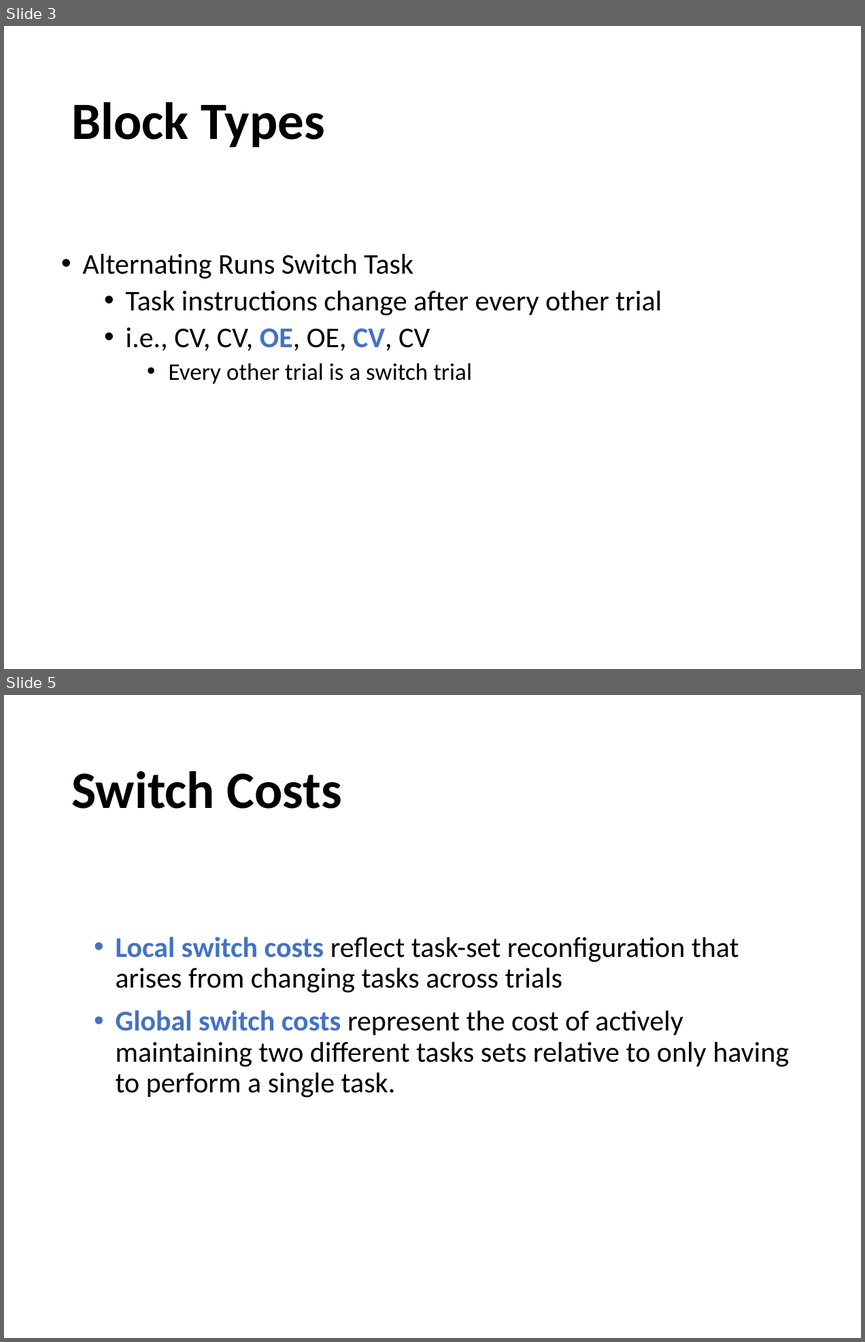
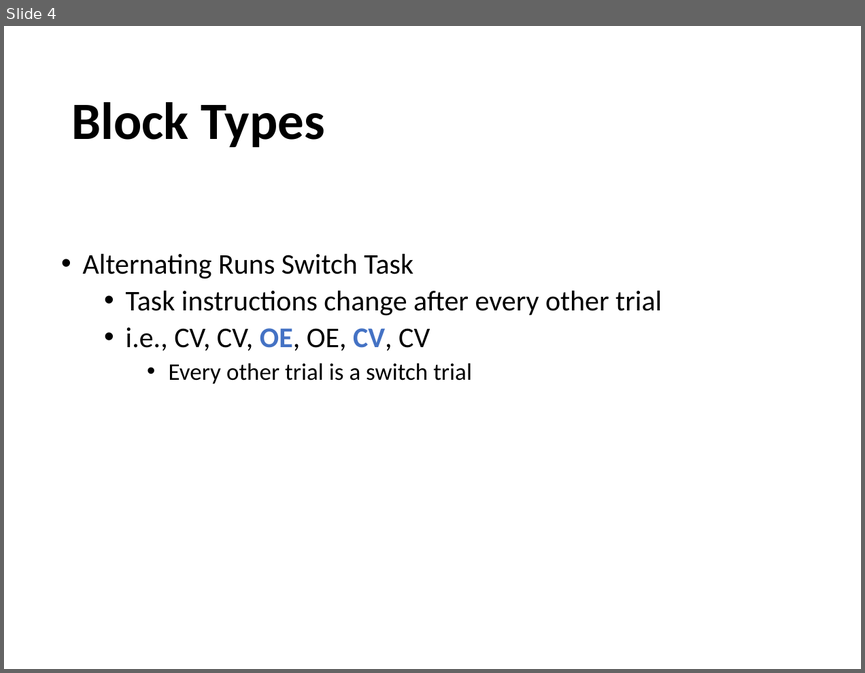
Before and after one commit to npm27/CVOE-2021, a slide deck: Lab Meeting 10_28_21.pptx. Shown one above the other, each under a label of ours: slides 3 and 5 before the commit, slide 4 after it; the slides between them are not shown. The pictures are 865x1342 and 865x673 pixels, drawn with LibreOffice and Linux fonts; fonts in the diff are those of the drawing. Boxes give left, top, right and bottom in pixels: in the first picture for what was removed or moved away, otherwise in the second. Text is boxed around its words. In the diff, an @@ line names an element or a change of style, - is before the commit and + after.

```diff
--- a/Lab Meeting 10_28_21.pptx
+++ b/Lab Meeting 10_28_21.pptx
@@ slide 5 removed at (4, 695, 861, 1338), background #FFFFFF @@
@@ title removed at (71, 771, 342, 809) @@
-Switch Costs
@@ text removed at (116, 936, 789, 1098) @@
-• Local switch costs reflect task-set reconfiguration that arises from changing tasks across trials
-• Global switch costs represent the cost of actively maintaining two different tasks sets relative to only having to perform a single task.
@@ what was slide 3 is now slide 4 @@
```
Also in this commit, not shown: 4 slides added, 2 other slides removed, 4 other files.
